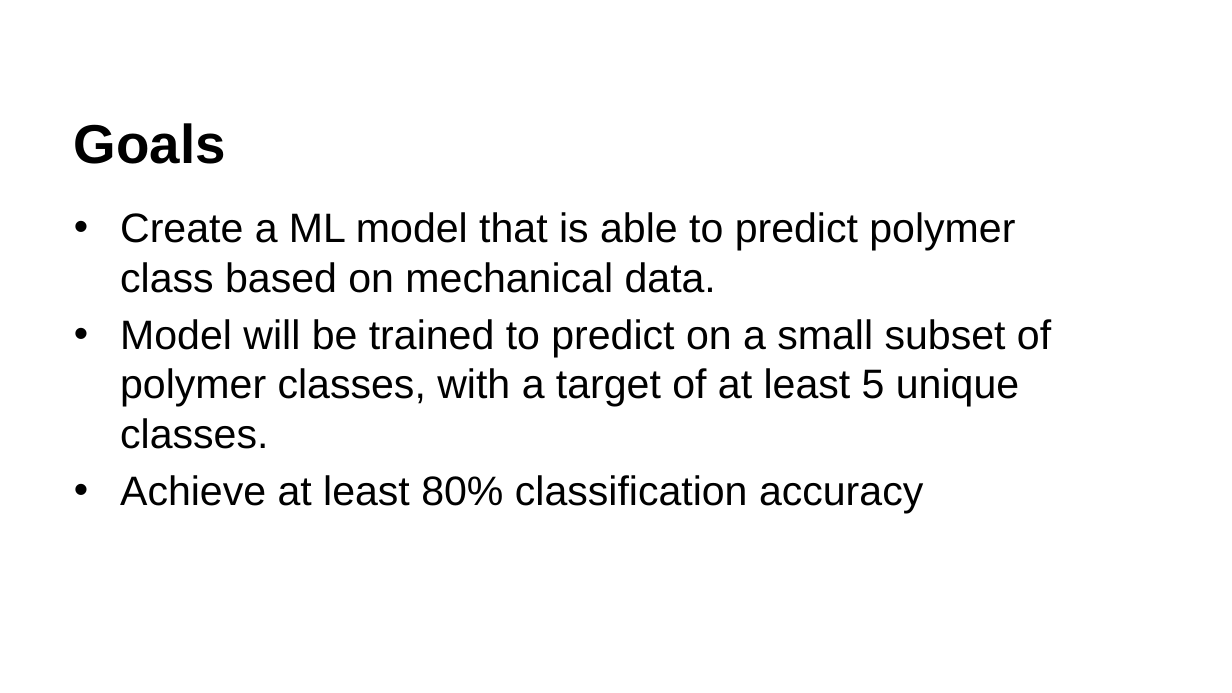
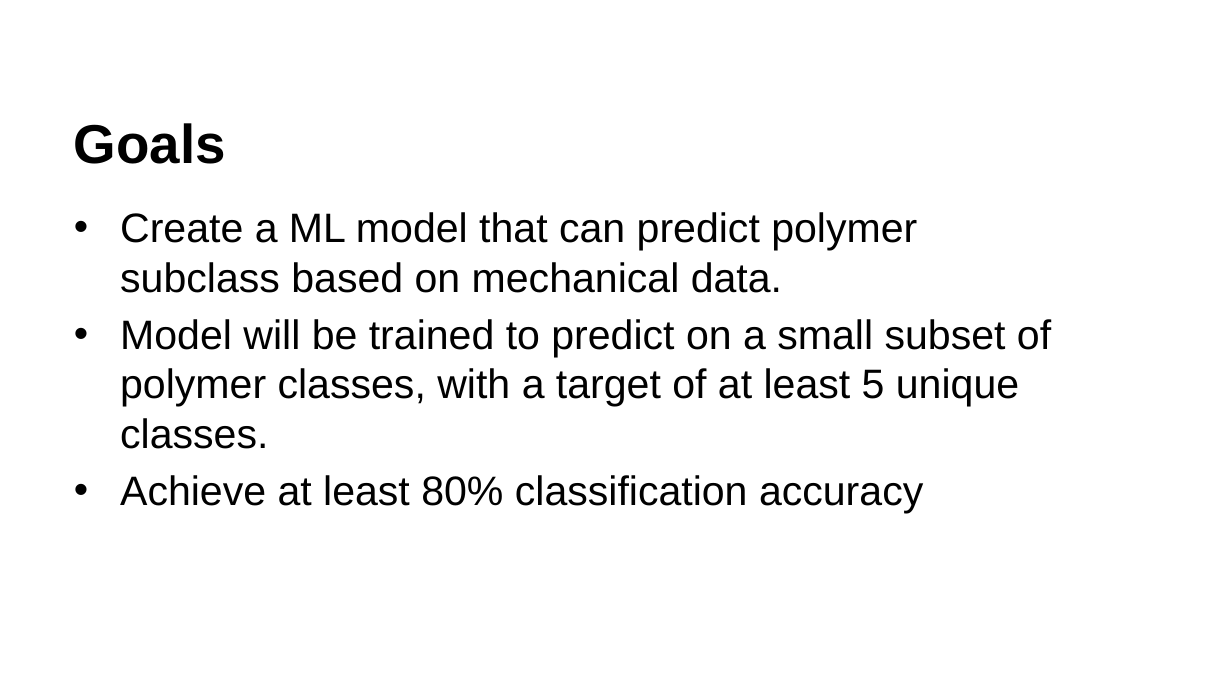
Before and after one commit to mike-keating-iv/ml-polymer-classification, a slide deck: slide 7 of presentation/ise538_final_presentation_keating.pptx (slide 4 before the commit). Drawn at 1232x693 pixels with LibreOffice and Linux fonts; fonts in the diff are those of the drawing; background and template pictures are left out. Boxes give left, top, right and bottom in pixels: in the first picture for what was removed or moved away, otherwise in the second. Text is boxed around its words. In the diff, an @@ line names an element or a change of style, - is before the commit and + after.

```diff
--- a/presentation/ise538_final_presentation_keating.pptx
+++ b/presentation/ise538_final_presentation_keating.pptx
@@ text at [120,212,917,293]: text changed @@
-• Create a ML model that is able to predict polymer class based on mechanical data.
+• Create a ML model that can predict polymer subclass based on mechanical data.
```
Also in this commit, not shown: 5 slides added, 2 slides removed.
